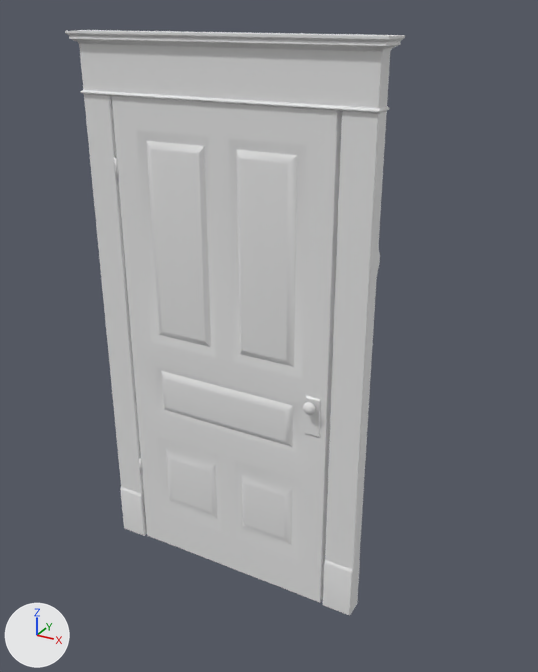
The Blender file _ART/Blender/Generic/SM_Door.blend, before and after one commit.
The view is the same before and after, from a camera (50 mm lens) standing at (1.51, -2.35, 2.38) and looking at (-0.01, 0.42, 1.0). Lighting does not change. The marker at lower left points along +X, +Y and +Z.

Names of what the first picture shows: 'SM_Door', 'SM_DoorFrame', 'SM_DoorKnob01'.
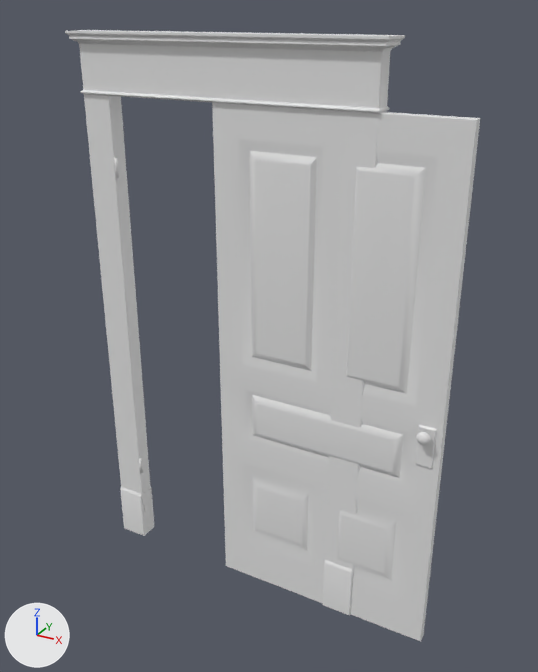
Diff of the bpy script that builds the scene:
```diff
--- a/_ART/Blender/Generic/SM_Door.blend.py
+++ b/_ART/Blender/Generic/SM_Door.blend.py
@@ ob_sm_door @@
 ob_sm_door = bpy.data.objects.new('SM_Door', me_mesh)
-ob_sm_door.location = (-0.357, 0.008, 0.0)
+ob_sm_door.location = (0.1, 0.008, 0.0)
@@ ob_sm_doorknob01 @@
 ob_sm_doorknob01 = bpy.data.objects.new('SM_DoorKnob01', me_mesh_002)
-ob_sm_doorknob01.location = (-0.285, 0.008, 0.0)
+ob_sm_doorknob01.location = (0.172, 0.008, 0.0)
 ob_sm_doorknob01.rotation_euler = (1.571, 0.0, 0.0)  # degrees (90, 0, 0)
```

Where the change shows, as pixel boxes [x1, y1, x2, y2] in the pictures (538 x 672 px):
'SM_Door', moved: before [112, 96, 342, 602]; after [212, 102, 480, 642]
'SM_DoorKnob01', moved: before [303, 402, 315, 415]; after [416, 432, 431, 445]
